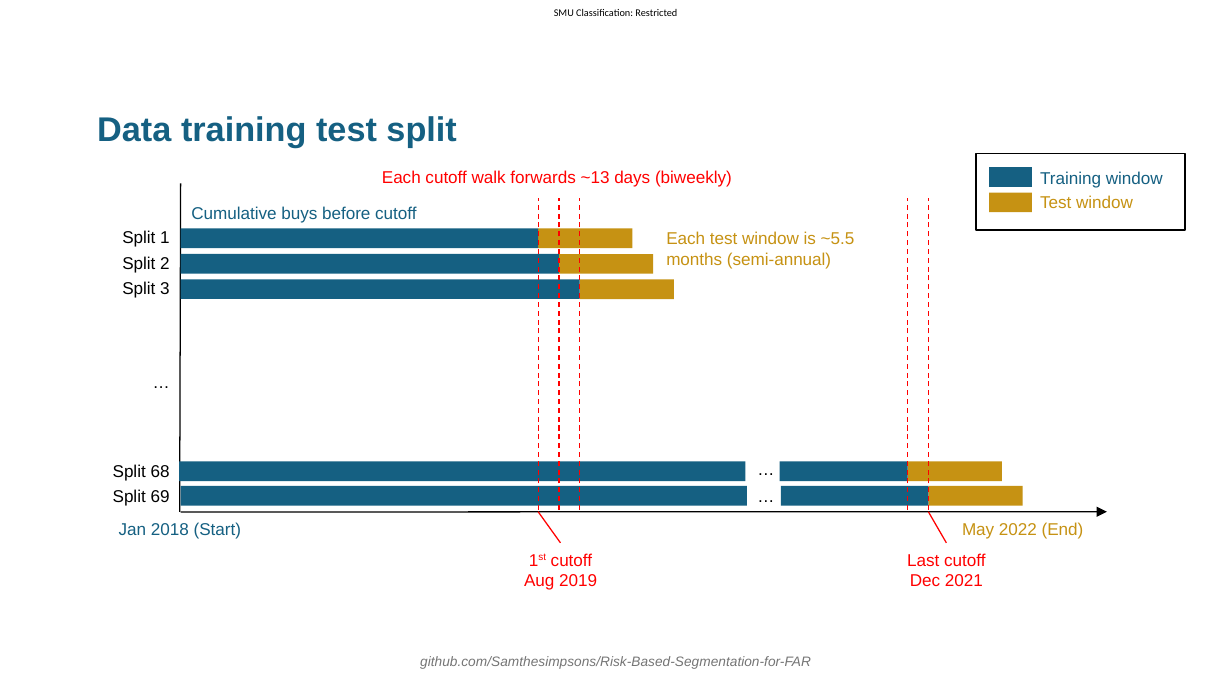
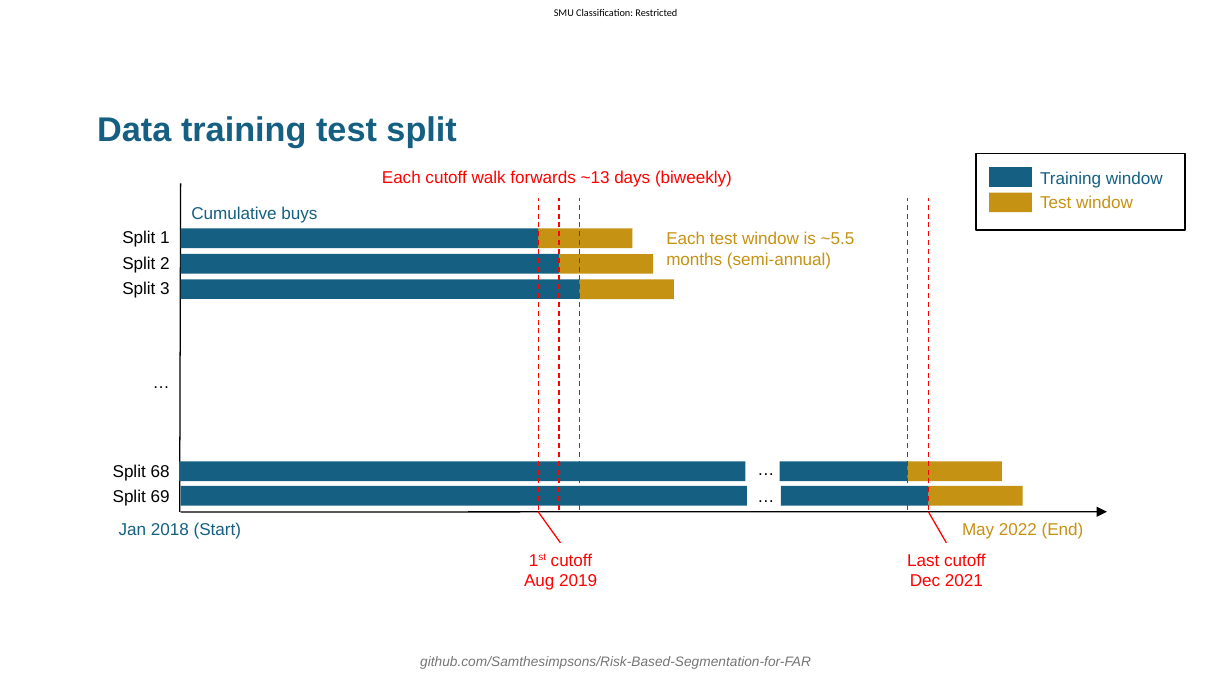
Before and after one commit to Samthesimpsons/Risk-Based-Segmentation-for-FAR, a slide deck: slide 21 of thesis/slides_draft_2/slides.pptx. Drawn at 1232x693 pixels with LibreOffice and Linux fonts; fonts in the diff are those of the drawing; background and template pictures are left out. Boxes give left, top, right and bottom in pixels: in the first picture for what was removed or moved away, otherwise in the second. Text is boxed around its words. In the diff, an @@ line names an element or a change of style, - is before the commit and + after.

```diff
--- a/thesis/slides_draft_2/slides.pptx
+++ b/thesis/slides_draft_2/slides.pptx
@@ text at bbox=[191, 206, 317, 223]: text changed @@
-Cumulative buys before cutoff
+Cumulative buys
```
Also in this commit, not shown: 23 other slides changed.
